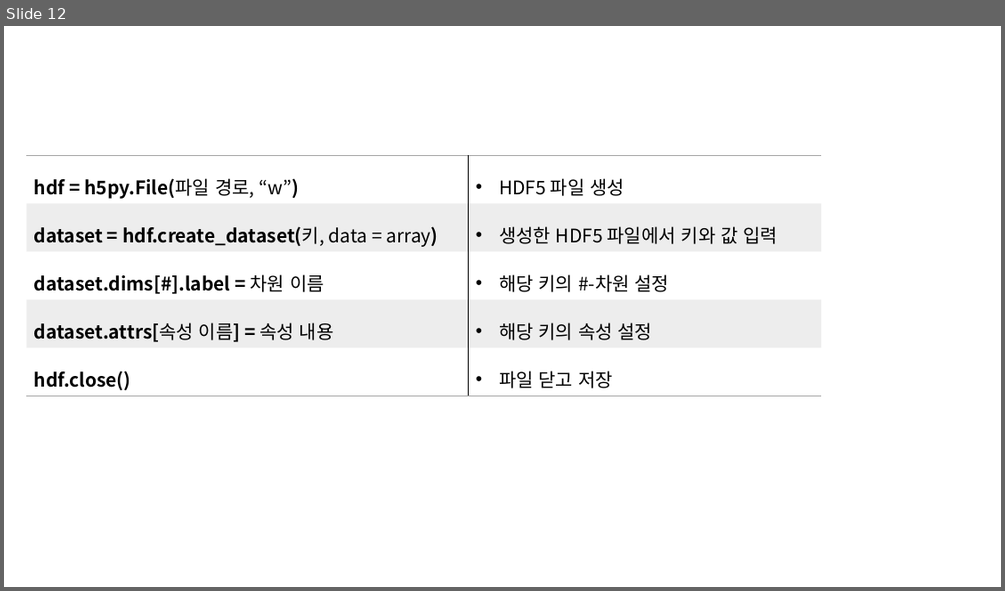
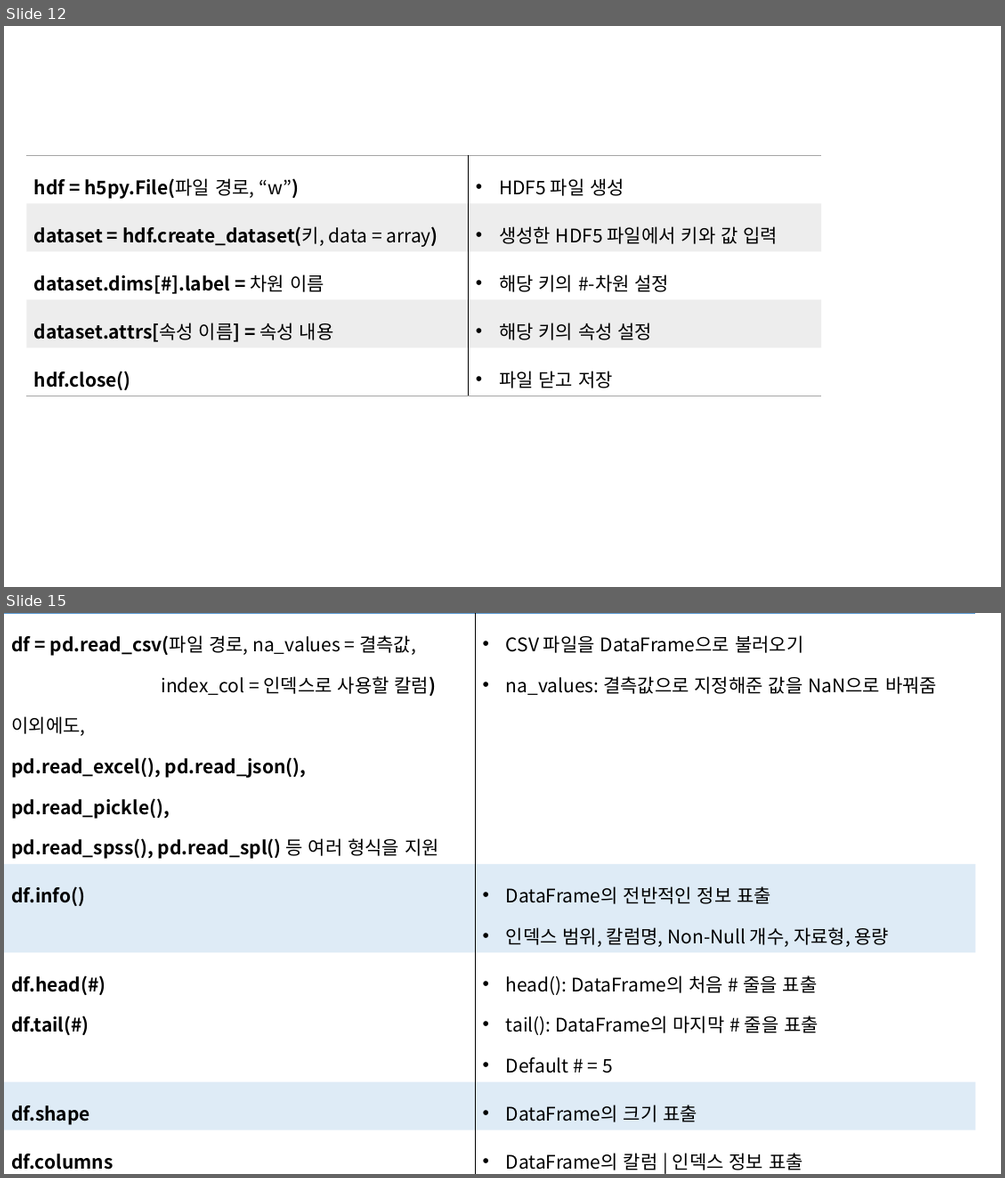
Before and after one commit to Kwan-Gu/python_lecture, a slide deck: 파이썬활용 워크샵(2020.08.26)/기본자료처리/IMG/table.pptx. Shown one above the other, each under a label of ours: slide 12 before the commit, slides 12 and 15 after it; the slides between them are not shown. The pictures are 1005x591 and 1005x1178 pixels, drawn with LibreOffice and Linux fonts; fonts in the diff are those of the drawing. Boxes give left, top, right and bottom in pixels: in the first picture for what was removed or moved away, otherwise in the second. Text is boxed around its words. In the diff, an @@ line names an element or a change of style, - is before the commit and + after.

Commit message:
Create 기본자료처리_2

```diff
--- a/파이썬활용 워크샵(2020.08.26)/기본자료처리/IMG/table.pptx
+++ b/파이썬활용 워크샵(2020.08.26)/기본자료처리/IMG/table.pptx
@@ slide 15 added at box(4, 613, 1001, 1174), background #FFFFFF @@
@@ table added at box(4, 613, 975, 1174), 6 rows, 2 columns @@
+df = pd.read_csv(파일 경로, na_values = 결측값, / index_col = 인덱스로 사용할 칼럼) / 이외에도, / pd.read_excel(), pd.read_json(), pd.read_pickle(), / pd.read_spss(), pd.read_spl() 등 여러 형식을 지원 | CSV 파일을 DataFrame으로 불러오기 / na_values: 결측값으로 지정해준 값을 NaN으로 바꿔줌
+df.info() | DataFrame의 전반적인 정보 표출 / 인덱스 범위, 칼럼명, Non-Null 개수, 자료형, 용량
+df.head(#) / df.tail(#) | head(): DataFrame의 처음 # 줄을 표출 / tail(): DataFrame의 마지막 # 줄을 표출 / Default # = 5
+df.shape | DataFrame의 크기 표출
+df.columns / df.index | DataFrame의 칼럼 | 인덱스 정보 표출
+df.describe() | 각 칼럼의 통계치를 산출
```
Also in this commit, not shown: 1 slide changed, 3 other slides added, 11 other files.
